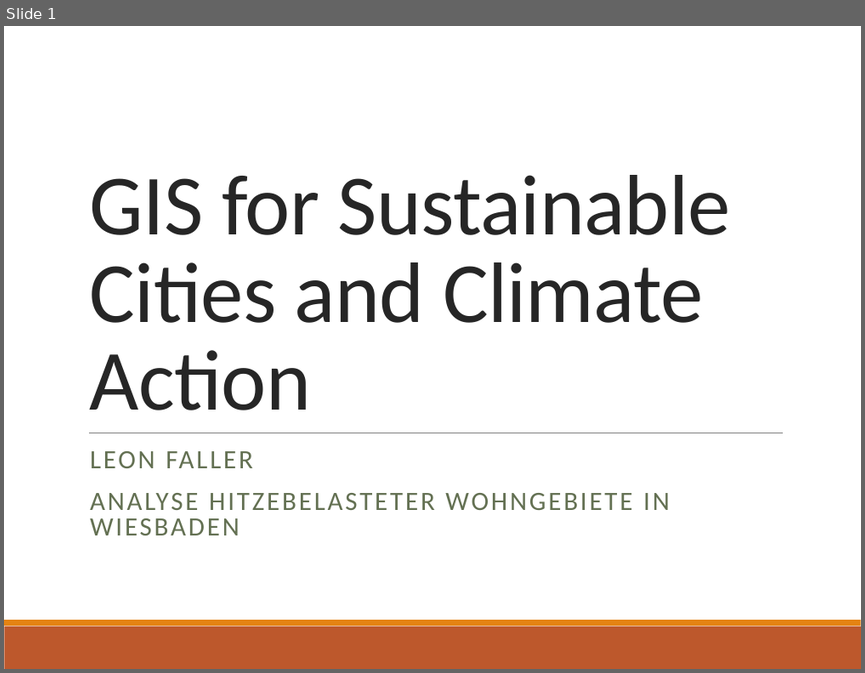
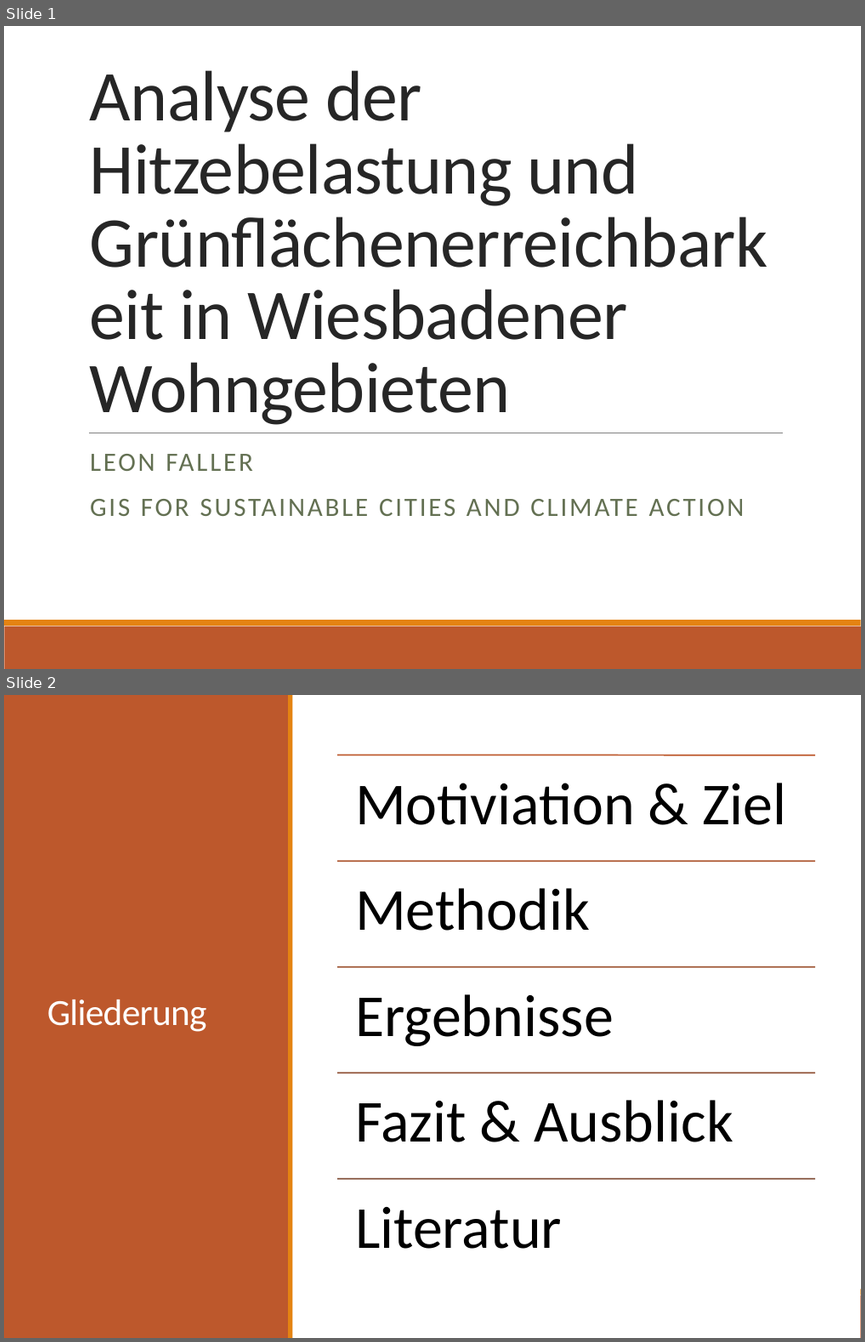
Before and after one commit to leonfallair/Climate_action, a slide deck: final_submission/Wiesbaden_Faller.pptx. Shown one above the other, each under a label of ours: slide 1 before the commit, slides 1 and 2 after it. The pictures are 865x673 and 865x1342 pixels, drawn with LibreOffice and Linux fonts; fonts in the diff are those of the drawing. Boxes give left, top, right and bottom in pixels: in the first picture for what was removed or moved away, otherwise in the second. Text is boxed around its words. In the diff, an @@ line names an element or a change of style, - is before the commit and + after.

```diff
--- a/final_submission/Wiesbaden_Faller.pptx
+++ b/final_submission/Wiesbaden_Faller.pptx
@@ slide 2 added at (4, 695, 861, 1338), background #FFFFFF; not listed: 2 template elements that a slide beside it also shows @@
@@ rectangle added at (4, 695, 861, 1338), fill #FFFFFF @@
@@ rectangle added at (4, 695, 289, 1338), fill #BD582C @@
@@ rectangle added at (288, 695, 292, 1338), fill #E48312 @@
@@ title added at (47, 999, 207, 1032), 31 pt, text #FFFFFF @@
+Gliederung
@@ group added at (337, 755, 815, 1248): 5 lines, 5 texts @@
+Motiviation & Ziel
+Methodik
+Ergebnisse
+Fazit & Ausblick
+Literatur
@@ slide 1 changed as well @@
@@ title at (90, 70, 638, 425): text changed; size 72 to 60 pt @@
-GIS for Sustainable Cities and Climate Action
+Analyse der Hitzebelastung und Grünflächenerreichbarkeit in Wiesbadener Wohngebieten
@@ subtitle at (90, 454, 253, 471): line spacing 0.8 to 0.9 @@
@@ subtitle at (90, 499, 744, 516): text changed @@
-ANALYSE HITZEBELASTETER WOHNGEBIETE IN WIESBADEN
+GIS FOR SUSTAINABLE CITIES AND CLIMATE ACTION
```
Also in this commit, not shown: 4 other slides changed, 2 other slides added, 2 slides removed.
